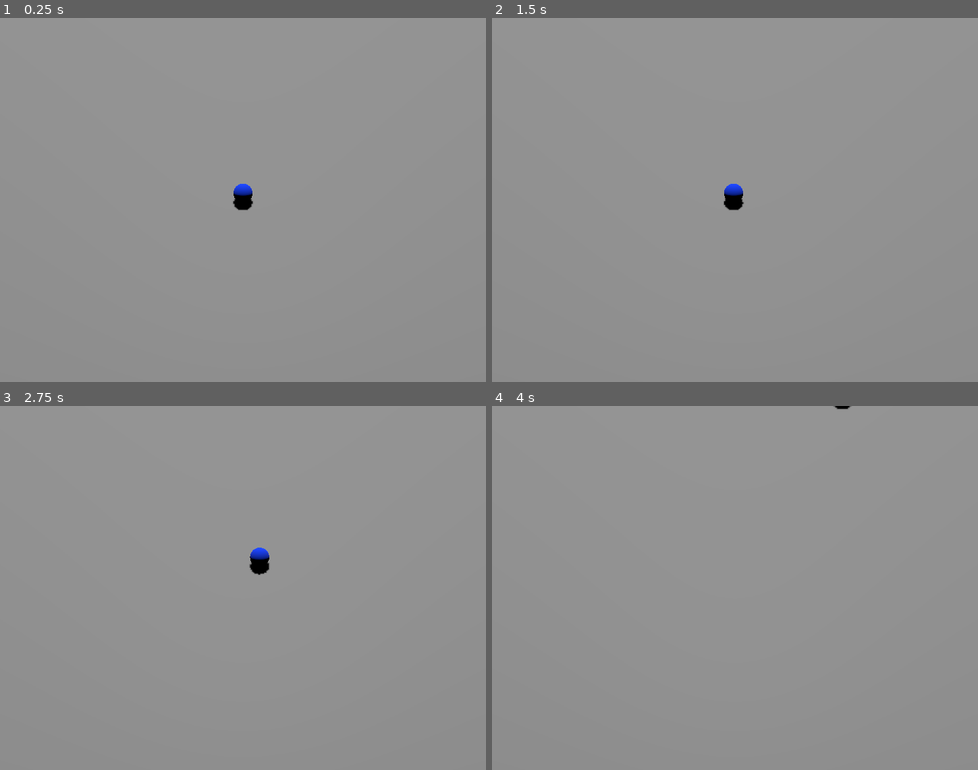
Above: before the commit, frames 1-4 (two rows, left to right).
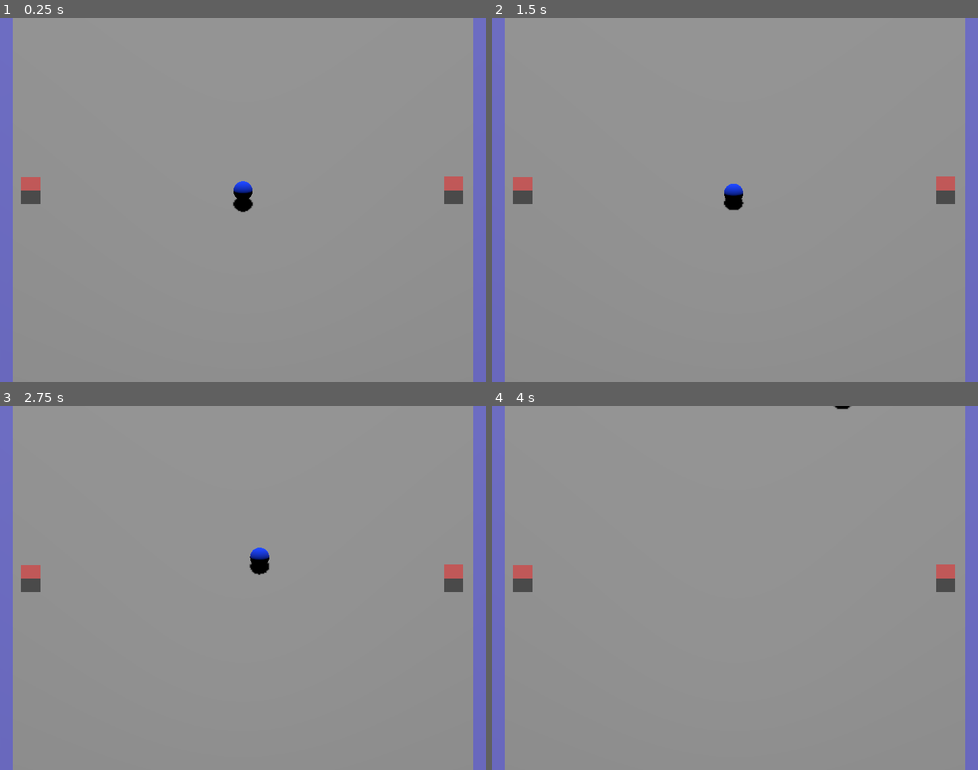
Above: after the commit, the same moments.

Repository: abstractedfox/godot-example-more
Game: Godot game, scene res://main.tscn
The game is run twice, just before and just after one commit, with the same random seed, the same clock (stepped at 60 frames per second) and the same inputs.
Inputs:
- Up to frame 1 (0.25 s): no input
- Up to frame 2 (1.5 s): tap Enter at 0.5 s; hold Up (move_fwd) 0.53-1.28 s; hold Down (move_bck) 0.53-1.28 s; tap Space at 1.25 s; tap Left (move_lft) at 1.35 s
- Up to frame 3 (2.75 s): hold Up (move_fwd) from 2.03 s (still down); hold Right (move_rgt) from 2.03 s (still down)
- Up to frame 4 (4 s): release Right (move_rgt) at 2.78 s; tap Down (move_bck) at 2.85 s; release Up (move_fwd) at 3.53 s; hold Left (move_lft) from 3.53 s (still down)

The runs differ from the first frame. In frame 1, 6.0% of the frame differs, in the area x 0-100%, y 0-100%; in frame 2, 5.9%; in frame 3, 5.9%; in frame 4, 5.9%.

Commit message:
more work on teleportation mechanic

Diff:
--- a/main.tscn
+++ b/main.tscn
@@ -1,8 +1,10 @@
-[gd_scene load_steps=7 format=3 uid="uid://nsb4n7src1ua"]
+[gd_scene load_steps=9 format=3 uid="uid://nsb4n7src1ua"]
 
 [ext_resource type="PackedScene" uid="uid://dgbvtaipvu80s" path="res://character_body_3d_player.tscn" id="1_4dq8t"]
 [ext_resource type="Script" path="res://main.gd" id="1_abej8"]
 [ext_resource type="PackedScene" uid="uid://cchh8pfllv21h" path="res://CharacterBody3D-enemy.tscn" id="2_hjp82"]
+[ext_resource type="PackedScene" uid="uid://ctv0kh2rsj66x" path="res://teleport_inlet.tscn" id="3_72cx4"]
+[ext_resource type="PackedScene" uid="uid://rq58tuu8rnkc" path="res://teleport_outlet.tscn" id="4_8l5ev"]
 
 [sub_resource type="BoxShape3D" id="BoxShape3D_ocg6l"]
 size = Vector3(60, 2, 60)
@@ -37,7 +39,7 @@
 shadow_enabled = true
 
 [node name="CharacterBody3D_Player" parent="." instance=ExtResource("1_4dq8t")]
-transform = Transform3D(1, 0, 0, 0, 1, 0, 0, 0, 1, 0, 0.527083, 0)
+transform = Transform3D(1, 0, 0, 0, 1, 0, 0, 0, 1, 0, 0.917779, 0)
 accelerationAmount = 10.0
 maxSpeed = 40
 
@@ -60,4 +62,20 @@
 wait_time = 0.5
 autostart = true
 
+[node name="borders" type="Node3D" parent="."]
+
+[node name="TeleportOutletR" parent="borders" instance=ExtResource("4_8l5ev")]
+transform = Transform3D(1, 0, 0, 0, 1, 0, 0, 0, 1, 10.9759, 0.719701, 2.08165e-12)
+
+[node name="Teleport_InletL" parent="borders" node_paths=PackedStringArray("outlet") instance=ExtResource("3_72cx4")]
+transform = Transform3D(1, 0, 0, 0, 1, 0, 0, 0, 1, -12.5, 0.549, 0.989)
+outlet = NodePath("../TeleportOutletR")
+
+[node name="Teleport_Inlet_R" parent="borders" node_paths=PackedStringArray("outlet") instance=ExtResource("3_72cx4")]
+transform = Transform3D(1, 0, 0, 0, 1, 0, 0, 0, 1, 12.5, 0.549, 0.929)
+outlet = NodePath("../Teleport_InletL")
+
+[node name="TeleportOutletL" parent="borders" instance=ExtResource("4_8l5ev")]
+transform = Transform3D(1, 0, 0, 0, 1, 0, 0, 0, 1, -11.073, 0.684, 2.08165e-12)
+
 [connection signal="timeout" from="EnemyTimer" to="." method="_on_enemy_timer_timeout"]
--- /dev/null
+++ b/teleport_inlet.gd
@@ -0,0 +1,20 @@
+extends Area3D
+
+@export var outlet: Node3D
+@export var visibleInGame = true
+
+# Called when the node enters the scene tree for the first time.
+func _ready():
+	self.visible = visibleInGame
+	pass # Replace with function body.
+
+
+# Called every frame. 'delta' is the elapsed time since the previous frame.
+func _process(delta):
+	pass
+
+func _on_body_entered(body):
+	print(body.global_position)
+
+	#body.global_position = outlet.global_position
+	body.global_position = outlet.global_position + (body.global_position - self.global_position)
--- a/teleport_inlet.tscn
+++ b/teleport_inlet.tscn
@@ -1,8 +1,27 @@
-[gd_scene load_steps=2 format=3 uid="uid://ctv0kh2rsj66x"]
+[gd_scene load_steps=5 format=3 uid="uid://ctv0kh2rsj66x"]
+
+[ext_resource type="Script" path="res://teleport_inlet.gd" id="1_jv1hc"]
 
 [sub_resource type="BoxShape3D" id="BoxShape3D_lx6d7"]
+size = Vector3(1, 1, 40.0348)
+
+[sub_resource type="BoxMesh" id="BoxMesh_6usur"]
+
+[sub_resource type="StandardMaterial3D" id="StandardMaterial3D_duyli"]
+transparency = 1
+albedo_color = Color(0.247059, 0.243137, 1, 0.478431)
 
 [node name="Teleport_Inlet" type="Area3D"]
+script = ExtResource("1_jv1hc")
 
 [node name="CollisionShape3D" type="CollisionShape3D" parent="."]
+transform = Transform3D(1, 0, 0, 0, 1, 0, 0, 0, 1, 0, 0, 0.0291436)
 shape = SubResource("BoxShape3D_lx6d7")
+
+[node name="MeshInstance3D" type="MeshInstance3D" parent="."]
+transform = Transform3D(1, 0, 0, 0, 1, 0, 0, 0, 40, 0, 0, 0)
+mesh = SubResource("BoxMesh_6usur")
+surface_material_override/0 = SubResource("StandardMaterial3D_duyli")
+
+[connection signal="area_entered" from="." to="." method="_on_area_entered"]
+[connection signal="body_entered" from="." to="." method="_on_body_entered"]
--- /dev/null
+++ b/teleport_outlet.tscn
@@ -0,0 +1,14 @@
+[gd_scene load_steps=3 format=3 uid="uid://rq58tuu8rnkc"]
+
+[sub_resource type="StandardMaterial3D" id="StandardMaterial3D_sw710"]
+transparency = 1
+albedo_color = Color(1, 0, 0, 0.486275)
+
+[sub_resource type="BoxMesh" id="BoxMesh_vk55i"]
+
+[node name="TeleportOutletR" type="Marker3D"]
+transform = Transform3D(1, 0, 0, 0, 1, 0, 0, 0, 1, 2.08165e-12, 2.08165e-12, 2.08165e-12)
+
+[node name="MeshInstance3D" type="MeshInstance3D" parent="."]
+material_override = SubResource("StandardMaterial3D_sw710")
+mesh = SubResource("BoxMesh_vk55i")
